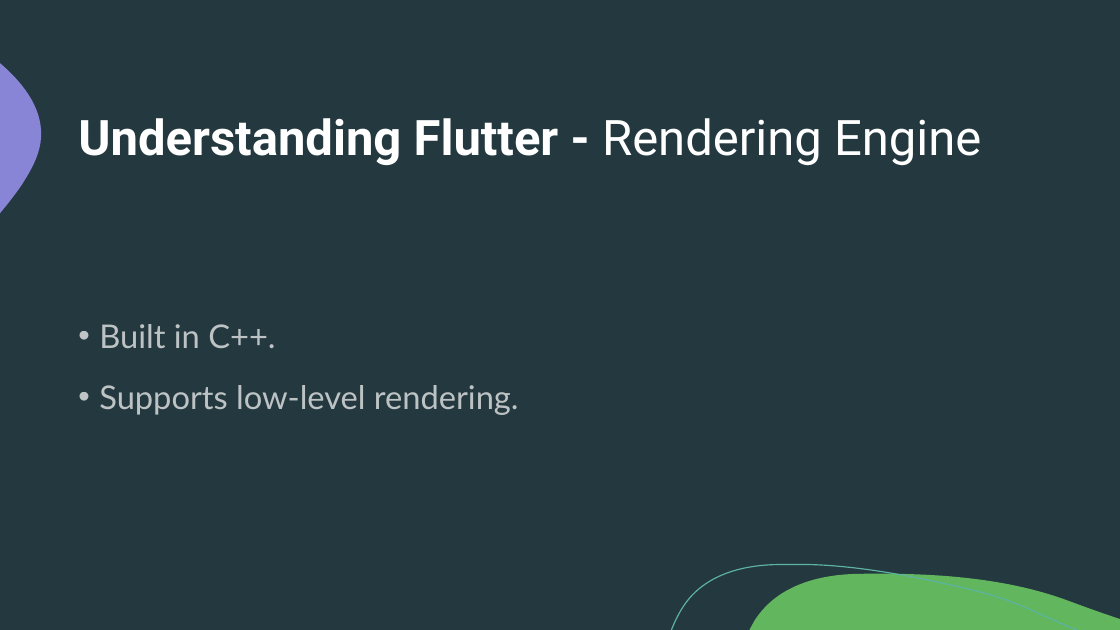
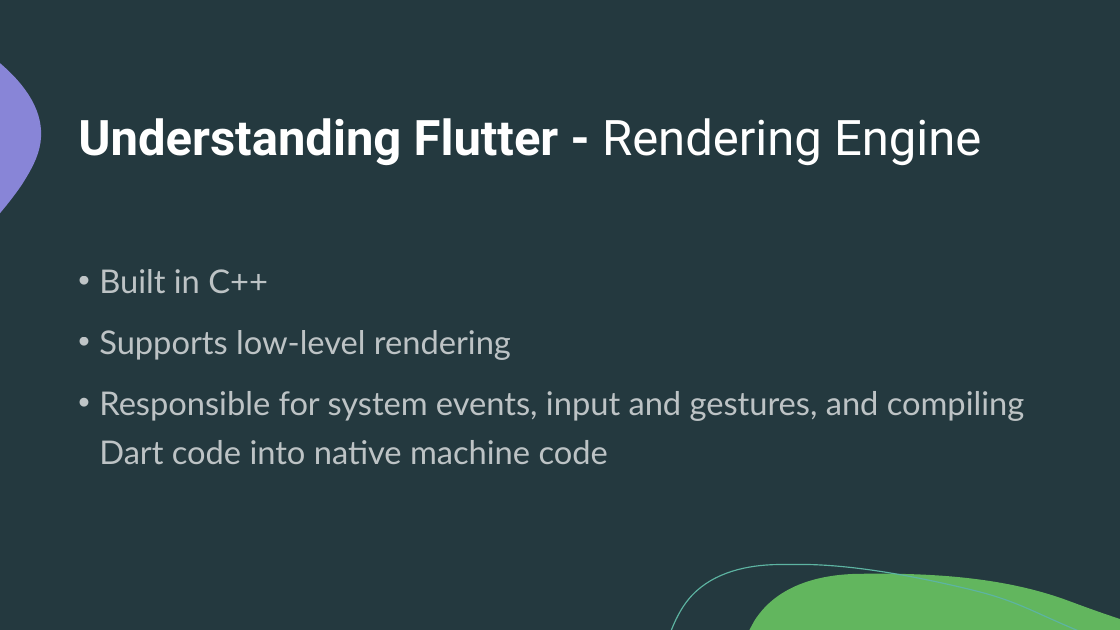
Before and after one commit to Magjin/ePortfolio_flutter, a slide deck: slide 8 of Flutter.pptx. Drawn at 1120x630 pixels with LibreOffice and Linux fonts; fonts in the diff are those of the drawing. Boxes give left, top, right and bottom in pixels: in the first picture for what was removed or moved away, otherwise in the second. Text is boxed around its words. In the diff, an @@ line names an element or a change of style, - is before the commit and + after.

```diff
--- a/Flutter.pptx
+++ b/Flutter.pptx
@@ text at <box>99,269,1025,464</box>: text changed @@
-• Built in C++.
-• Supports low-level rendering.
+• Built in C++
+• Supports low-level rendering
+• Responsible for system events, input and gestures, and compiling Dart code into native machine code
```
Also in this commit, not shown: 12 other slides changed.
